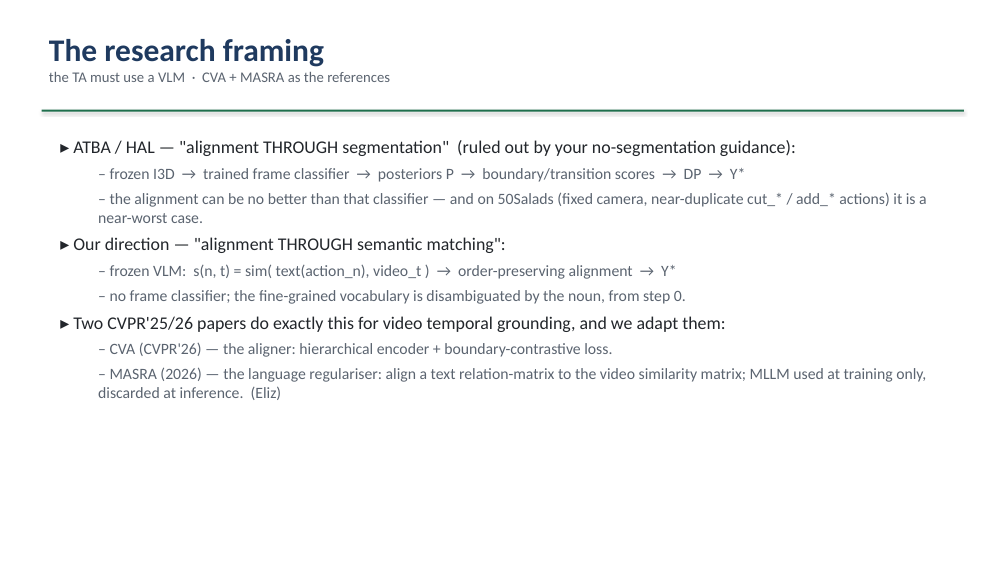
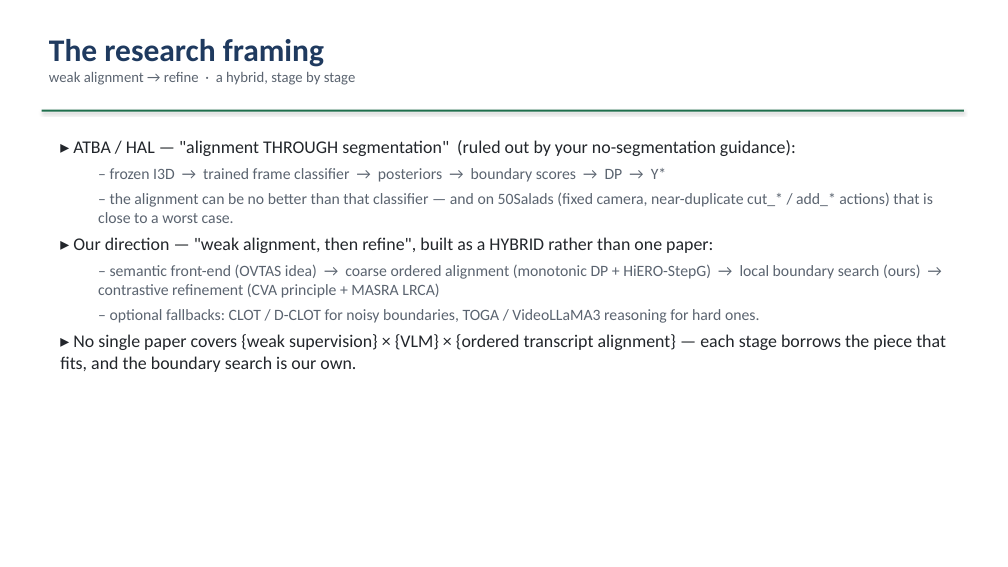
Before and after one commit to epayaslii/DELTA, a slide deck: slide 4 of slides/DELTA_progress.pptx. Drawn at 1008x567 pixels with LibreOffice and Linux fonts; fonts in the diff are those of the drawing. Boxes give left, top, right and bottom in pixels: in the first picture for what was removed or moved away, otherwise in the second. Text is boxed around its words. In the diff, an @@ line names an element or a change of style, - is before the commit and + after.

Commit message:
Reframe the deck around the hybrid method, not the HAL->MASRA pivot
The deck still described the direction as "pivot to MASRA, MASRA track / CVA
track", which the hybrid superseded. Slide 4 now presents the actual pipeline
(semantic front-end -> coarse ordered alignment -> local boundary search ->
contrastive refinement, with optional fallbacks) and states that no single
paper covers weak supervision x VLM x ordered transcript alignment, so each
stage borrows the piece that fits.

Slide 12 replaced with the stage-by-stage source map: OVTAS, HiERO-StepG,
ASOT/CLOT, ours, CVA + MASRA, CLOT/D-CLOT, TOGA/VideoLLaMA3, DELTA.

Also swapped the stale "raw video unavailable" blocker for GPU access.

```diff
--- a/slides/DELTA_progress.pptx
+++ b/slides/DELTA_progress.pptx
@@ text at [49, 72, 356, 85]: text changed @@
-the TA must use a VLM · CVA + MASRA as the references
+weak alignment → refine · a hybrid, stage by stage
@@ text at [60, 168, 946, 372]: text changed @@
-  – frozen I3D → trained frame classifier → posteriors P → boundary/transition scores → DP → Y*
-  – the alignment can be no better than that classifier — and on 50Salads (fixed camera, near-duplicate cut_* / add_* actions) it is a near-worst case.
-▸ Our direction — "alignment THROUGH semantic matching":
-  – frozen VLM: s(n, t) = sim( text(action_n), video_t ) → order-preserving alignment → Y*
-  – no frame classifier; the fine-grained vocabulary is disambiguated by the noun, from step 0.
-▸ Two CVPR'25/26 papers do exactly this for video temporal grounding, and we adapt them:
-  – CVA (CVPR'26) — the aligner: hierarchical encoder + boundary-contrastive loss.
-  – MASRA (2026) — the language regulariser: align a text relation-matrix to the video similarity matrix; MLLM used at training only, discarded at inference. (Eliz)
+  – frozen I3D → trained frame classifier → posteriors → boundary scores → DP → Y*
+  – the alignment can be no better than that classifier — and on 50Salads (fixed camera, near-duplicate cut_* / add_* actions) that is close to a worst case.
+▸ Our direction — "weak alignment, then refine", built as a HYBRID rather than one paper:
+  – semantic front-end (OVTAS idea) → coarse ordered alignment (monotonic DP + HiERO-StepG) → local boundary search (ours) → contrastive refinement (CVA principle + MASRA LRCA)
+  – optional fallbacks: CLOT / D-CLOT for noisy boundaries, TOGA / VideoLLaMA3 reasoning for hard ones.
+▸ No single paper covers {weak supervision} × {VLM} × {ordered transcript alignment} — each stage borrows the piece that fits, and the boundary search is our own.
```
Also in this commit, not shown: 3 other slides changed, 1 other file.
